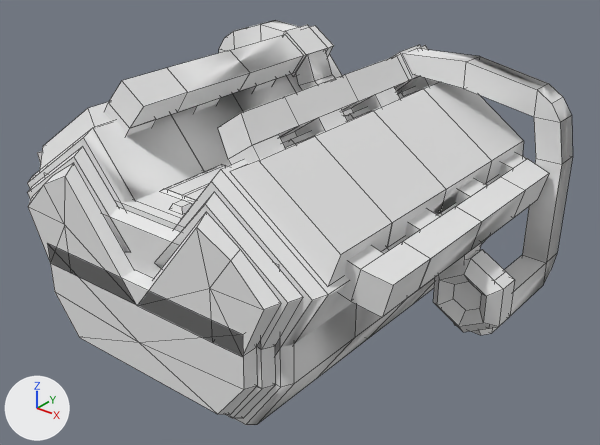
Renders of the OBJ model mccore/src/main/resources/assets/ivv/objmodels/parts/v8performante.obj from each side of a commit.
Rendered twice from a 50 mm camera at (1.163, -1.803, 1.013) aimed at (0.061, -0.426, 0.159). Every picture has the same lights, and +X, +Y and +Z are marked at lower left. Mesh edges are drawn as thin lines. Where no turn or scale is listed for an object, it has been applied to the vertices.

Objects in the first picture: 'carb', 'end', 'middle', 'start', 'turbo'.
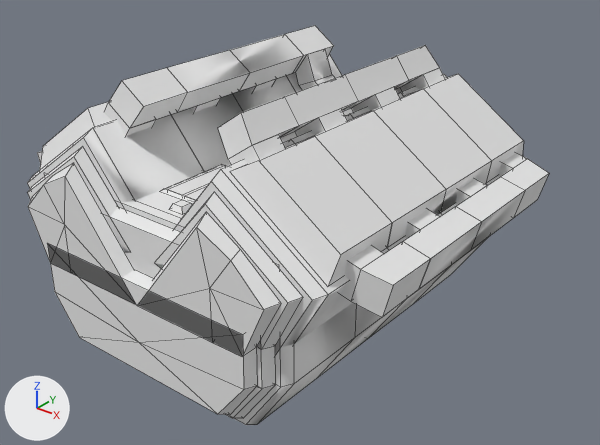
Boxes [x1, y1, x2, y2] around the edits, measured in the pictures (600 x 445 px):
'turbo', deleted: before [219, 20, 573, 335]

What the commit changed:
Object 'turbo' (ob_turbo) is deleted.
